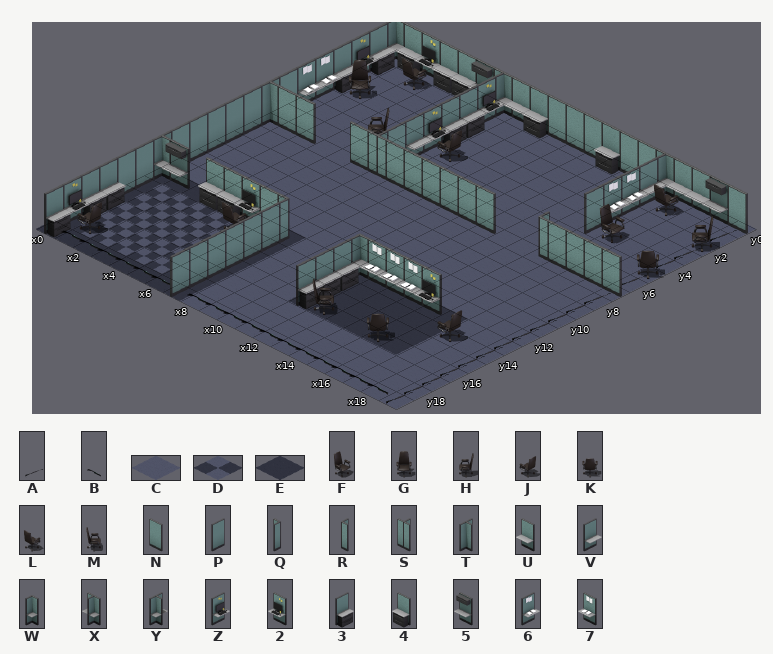
Two versions of a level (Tiled map, map/lvlone.tmx). The first picture shows the starting point.
Cells are 64x32 px. Isometric: x runs down to the right, y down to the left. Shown: x 0..19, y 0..19.
Key: from "231": A 0; from "2312312": B 0; from "carpet": C 0, D 9, E 15; from "chair": F 0, G 1, H 3, J 4, K 5, L 6, M 7; from "cubicles": N 4, P 5, Q 6, R 8, S 12, T 13, U 15, V 16, W 18, X 20, Y 21, Z 24, 2 25, 3 26, 4 27, 5 29, 6 30, 7 31.
_ is an empty cell.
Layer "background" before, first column x 0:
 0 CCCCCCCCCCCCCCCCCCCC
 1 CCCCCCCCCCCCCCCCCCCC
 2 CCCCCCCCCCCCCCCCCCCC
 3 CCCCCCCCCCCCCCCCCCCC
 4 CCCCCCCCCCCCCCCCCCCC
 5 CCCCCCCCCCCCCCCCCCCC
 6 CCCCCCCCCCCCCCCECCCC
 7 CCCCCCCCCCCCCCCCCCCC
 8 CCCCCCCCCCCCCCCCCCCC
 9 CCCCCCCCCCCCCCCCCCCC
10 CCCCCCCCCCCCCCCCCCCC
11 CCCCCCCCCCCCCCCCCCCC
12 CCCCCCCCCCCCCCCCCCCC
13 EEEEEEEECCCEEEEEECCC
14 EDDDDDDECCCEEEEEECCC
15 EDDDDDDECCCEEEEEECCC
16 EDDDDDDECCCEEEEEECCC
17 EDDDDDDECCCCCCCCCCCC
18 EDDDDDDECCCCCCCCCCCC
19 EEEEEEEECCCCCCCCCCCC
Layer "object" before, first column x 0:
 0 W42445XU4NNN4NNXUU5N
 1 3_L___Z________VL__A
 2 Z_____3________6___H
 3 3G____3________6___A
 4 6_____ZJ_______PF__A
 5 6___H_V____________K
 6 P_____P____________A
 7 TNN__NSNNNNNN__RNNNN
 8 P__________________A
 9 P__________________A
10 P__________________A
11 P__________________A
12 P__________________A
13 Y5_442NQ___W7772___A
14 P____L_P___3_____J_A
15 P______P___3_______A
16 3______P___3M__K___A
17 3______P___________A
18 ZJ_____P___________A
19 3BBBBBBPBBBBBBBBBBBA
After the commit:
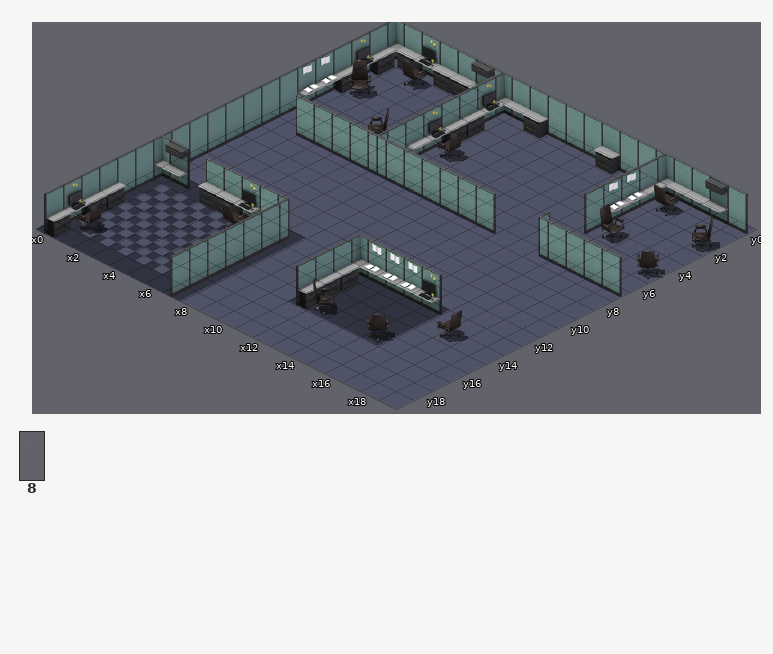
Further tiles: from "0002": 8 0.
The exact change:
Layer "background":
y 13..16: x 16 E -> C
Layer "object":
y 1: x 19 A -> 8
y 3..4: x 19 A -> 8
y 6: x 19 A -> 8
y 7: x 0..1 TN -> P_; x 3..4 __ -> NN
y 8..18: x 19 A -> 8
y 19: x 1..6 BBBBBB -> 888888; x 8..19 BBBBBBBBBBBA -> 888888888888
